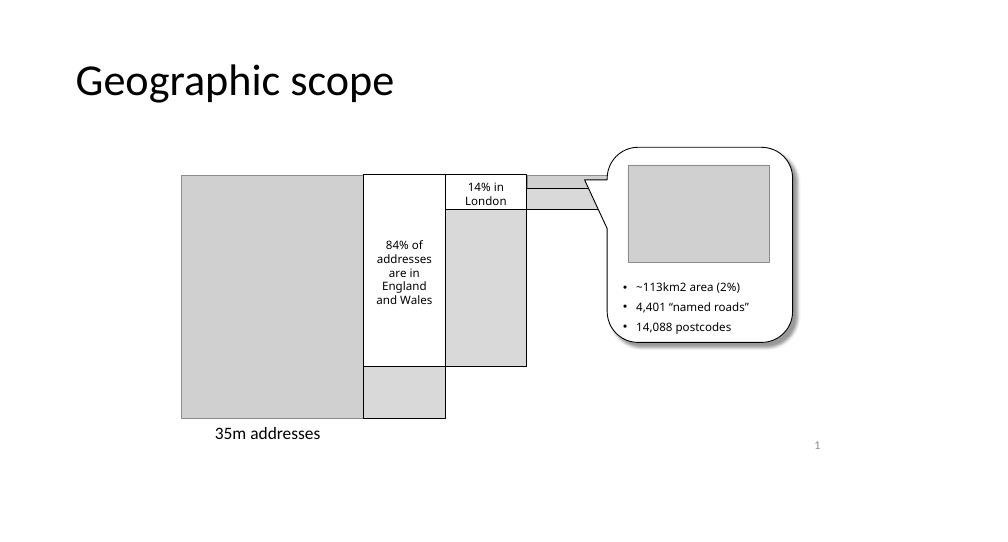
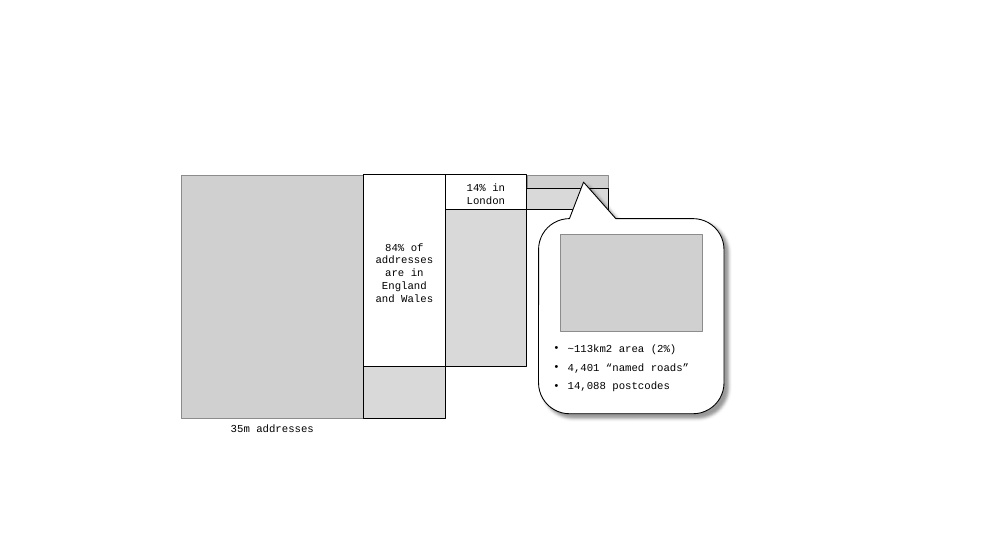
Before and after one commit to Digital-Contraptions-Imaginarium/OLAF-ICWE2016-paper, a slide deck: slide 1 of images_src/misc_powerpoint.pptx. Drawn at 1008x542 pixels with LibreOffice and Linux fonts; fonts in the diff are those of the drawing; grey boxes stand for pictures. Boxes give left, top, right and bottom in pixels: in the first picture for what was removed or moved away, otherwise in the second. Text is boxed around its words. In the diff, an @@ line names an element or a change of style, - is before the commit and + after.

Commit message:
Better scope picture

```diff
--- a/images_src/misc_powerpoint.pptx
+++ b/images_src/misc_powerpoint.pptx
@@ title removed at box(76, 64, 394, 103) @@
-Geographic scope
@@ rectangle "84% of addresses are in ..." at box(364, 175, 445, 367): size 13.1 to 12 pt, font Noto Sans to Courier New @@
@@ rectangle "14% in London" at box(445, 175, 527, 209): size 13.1 to 12 pt, font Noto Sans to Courier New @@
@@ rounded speech box "~113km2 area (2%)": place and size @@
-rounded speech box "~113km2 area (2%)" at box(607, 147, 793, 342)
+rounded speech box "~113km2 area (2%)" at box(538, 219, 724, 414)
@@ rounded speech box "~113km2 area (2%)" at box(538, 219, 724, 414): size 13.1 to 12 pt, font Noto Sans to Courier New; proportions changed @@
@@ picture: place and size @@
-picture at box(628, 165, 770, 262)
+picture at box(560, 234, 702, 332)
@@ text "35m addresses": place and size @@
-text "35m addresses" at box(215, 427, 320, 439)
+text "35m addresses" at box(231, 425, 314, 432)
@@ text "35m addresses" at box(231, 425, 314, 432): size 19.6 to 12 pt, font Calibri to Courier New; alignment left to centre @@
@@ page number removed at box(814, 441, 820, 449) @@
-1
```
Also in this commit, not shown: 2 other files.
